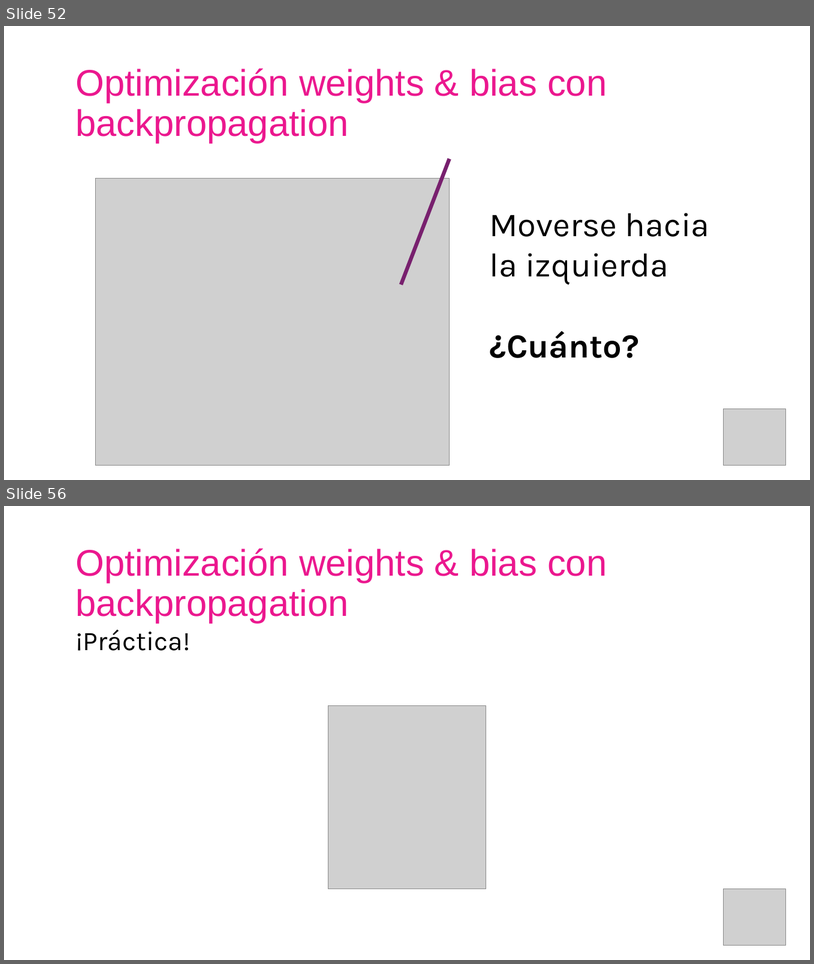
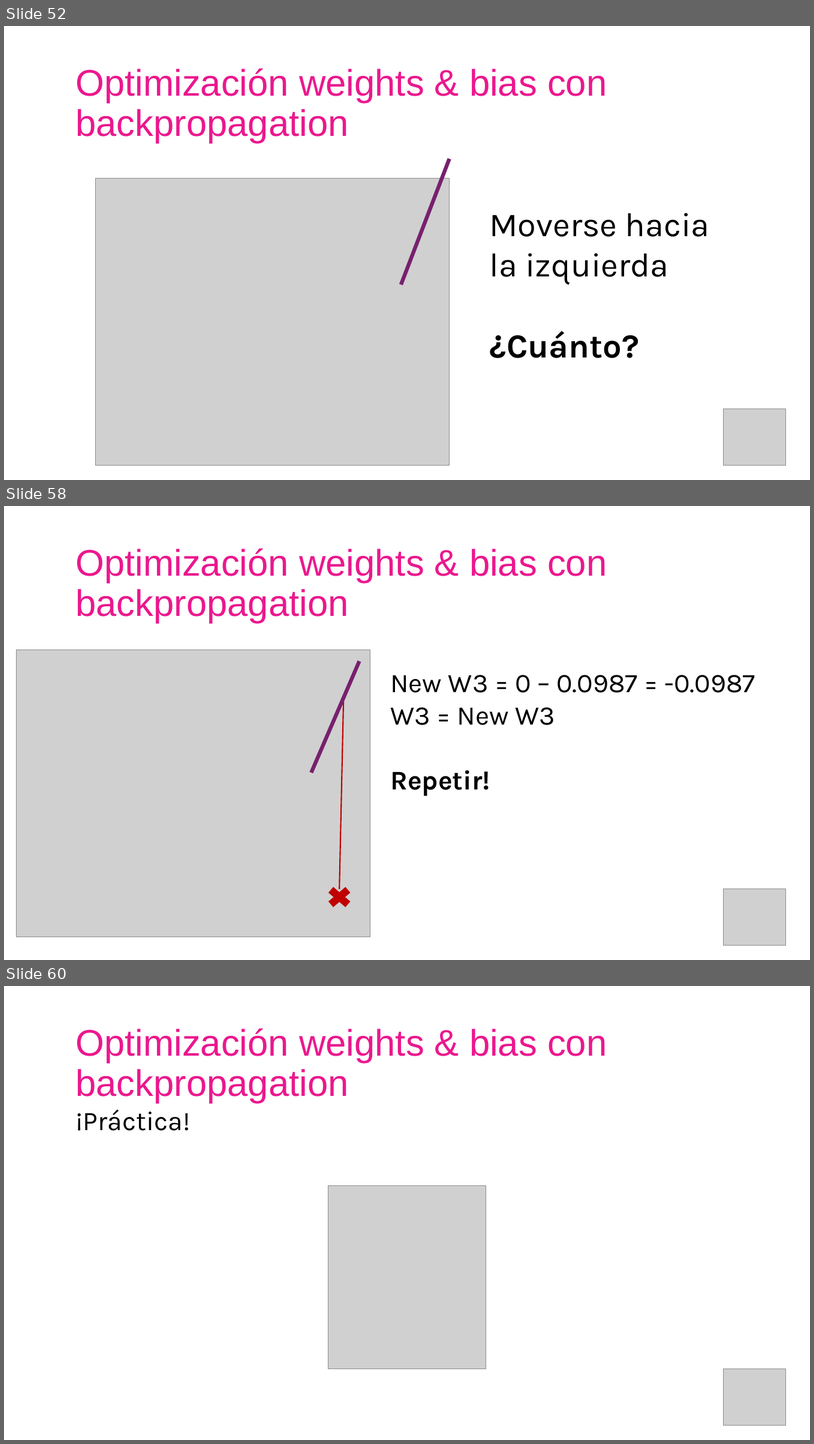
Before and after one commit to AISC-Madrid/workshop-materials, a slide deck: Neural Networks/Slides.pptx. Shown one above the other, each under a label of ours: slides 52 and 56 before the commit, slides 52, 58 and 60 after it; the slides between them are not shown. The pictures are 814x964 and 814x1444 pixels, drawn with LibreOffice and Linux fonts; fonts in the diff are those of the drawing; grey boxes stand for pictures. Boxes give left, top, right and bottom in pixels: in the first picture for what was removed or moved away, otherwise in the second. Text is boxed around its words. In the diff, an @@ line names an element or a change of style, - is before the commit and + after.

Commit message:
Finish single weight optimization

```diff
--- a/Neural Networks/Slides.pptx
+++ b/Neural Networks/Slides.pptx
@@ slide 58 added at (x1=4, y1=506, x2=810, y2=960), background #FFFFFF @@
@@ text added at (x1=75, y1=548, x2=607, y2=623), 44 pt, text #EB178E @@
+Optimización weights & bias con backpropagation
@@ picture added at (x1=16, y1=650, x2=371, y2=937) @@
@@ line added from (360, 661) to (311, 772), #78206E 4.5 pt @@
@@ text added at (x1=390, y1=675, x2=756, y2=796), 32 pt, text #000000 @@
+New W3 = 0 – 0.0987 = -0.0987
+W3 = New W3
+Repetir!
@@ line added from (344, 697) to (340, 889), #C00000 1.5 pt @@
@@ cross added at (x1=324, y1=883, x2=355, y2=910), fill #C00000, outline #C00000 1.5 pt @@
@@ picture added at (x1=724, y1=889, x2=786, y2=945) @@
@@ what was slide 56 is now slide 60 @@
```
Also in this commit, not shown: 6 other slides added, 1 slide removed, 5 other files.
